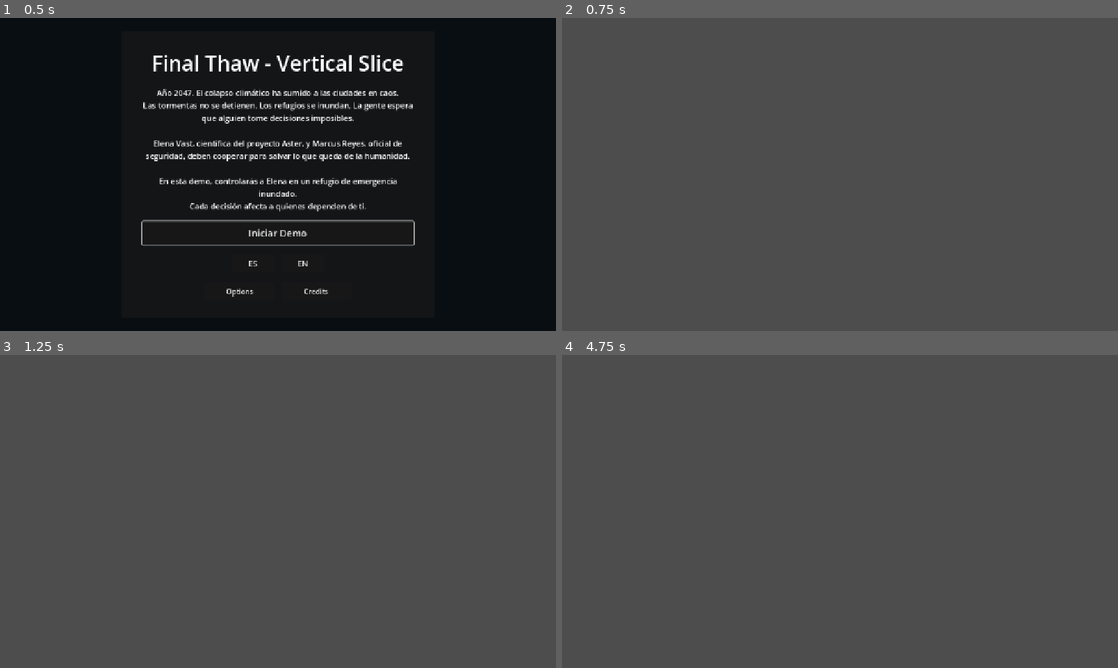
Above: before the commit, frames 1-4 (two rows, left to right).
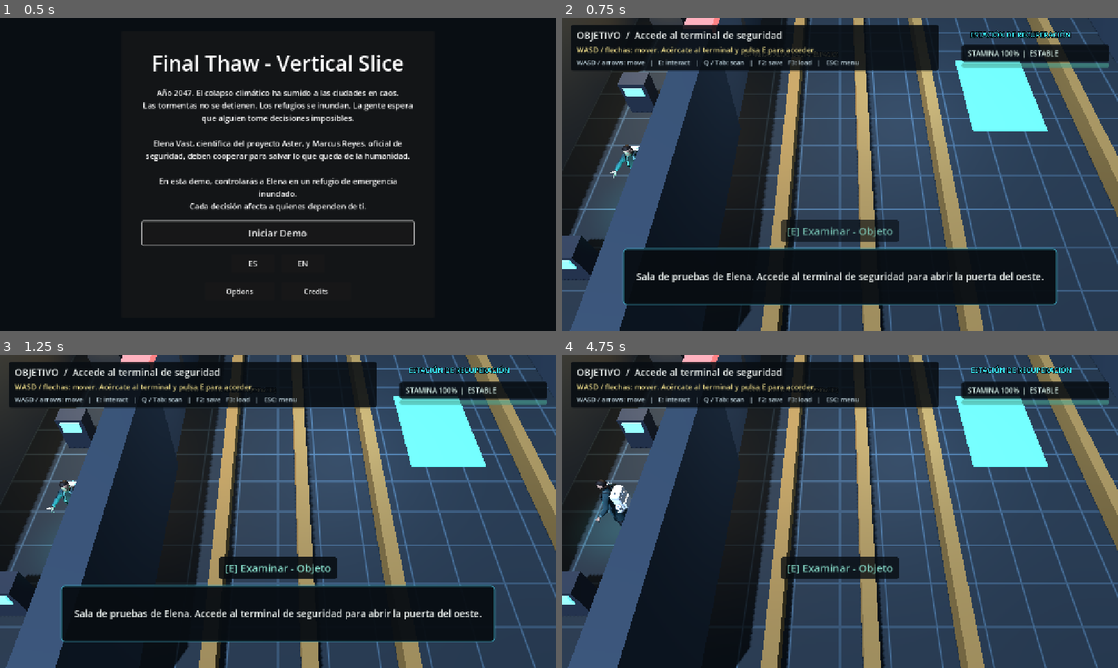
Above: after the commit, the same moments.

Repository: xabiervc/final-thaw
Game: Godot game, scene res://scenes/ui/main_menu.tscn
Two runs of this game, one before a commit and one after it. Both use one fixed random seed, a clock stepped at 60 frames per second and the inputs below.
Inputs (mouse positions are in pixels of both pictures, inside the frame that each line leads up to):
- Up to frame 1 (0.5 s): no input
- Up to frame 2 (0.75 s): click "Iniciar Demo" at 0.5 s
- Up to frame 3 (1.25 s): no input
- Up to frame 4 (4.75 s): tap E (interact) every 0.75 s from 1.25 to 4.25 s; move the mouse to (962, 495) at 1.27 s; hold D (move_right) 1.28-2 s; tap J (attack_primary) at 1.35 s; click (962, 495) at 1.42 s; drag from (728, 527) to (812, 574) at 2.02 s; move the mouse to (895, 442) at 2.77 s; hold D (move_right) 2.78-3.5 s; tap - (decrease_font) at 2.85 s; drag from (812, 574) to (673, 464) at 3.52 s; move the mouse to (1006, 558) at 4.27 s; hold A (move_left) from 4.28 s (still down); tap = (increase_font) at 4.35 s

Frame 1 is identical in both runs. In frame 2, 95% of the frame differs, in the area x 0-100%, y 0-100%; in frame 3, 95%; in frame 4, 96%.
Error before the commit: Parse Error: Could not preload resource script "res://scripts/ui/prompt_hud.gd". (res://scripts/levels/elena_test_room.gd:13)
Error after the commit: Invalid call. Nonexistent function 'get_flag' in base 'Node (game_manager.gd)'. (res://scripts/managers/accessibility_manager.gd:8)

Commit message:
refactor(accessibility): centralize preference reads in AccessibilityManager

Diff:
--- a/scripts/ui/prompt_hud.gd
+++ b/scripts/ui/prompt_hud.gd
@@ -14,7 +14,7 @@
 	layer = 10
 	var top := PanelContainer.new()
 	top.position = Vector2(20.0, 16.0)
-	top.add_theme_stylebox_override("panel", _style(0.88))
+	top.add_theme_stylebox_override("panel", _style())
 	top.mouse_filter = Control.MOUSE_FILTER_IGNORE
 	add_child(top)
 	var box := VBoxContainer.new()
@@ -31,7 +31,7 @@
 	_status = Label.new()
 	_status.add_theme_font_size_override("font_size", 18)
 	_status.add_theme_color_override("font_color", Color(0.6, 0.92, 0.95))
-	_status.add_theme_stylebox_override("normal", _style(0.88))
+	_status.add_theme_stylebox_override("normal", _style())
 	_status.set_anchors_and_offsets_preset(Control.PRESET_TOP_RIGHT)
 	_status.offset_left = -360.0
 	_status.offset_right = -20.0
@@ -46,7 +46,7 @@
 	_condition = Label.new()
 	_condition.add_theme_font_size_override("font_size", 16)
 	_condition.add_theme_color_override("font_color", Color(0.85, 0.95, 0.92))
-	_condition.add_theme_stylebox_override("normal", _style(0.88))
+	_condition.add_theme_stylebox_override("normal", _style())
 	_condition.set_anchors_and_offsets_preset(Control.PRESET_TOP_RIGHT)
 	_condition.offset_left = -360.0
 	_condition.offset_right = -20.0
@@ -74,7 +74,7 @@
 	_prompt = Label.new()
 	_prompt.add_theme_font_size_override("font_size", 24)
 	_prompt.add_theme_color_override("font_color", Color(0.55, 0.9, 0.82))
-	_prompt.add_theme_stylebox_override("normal", _style(0.85))
+	_prompt.add_theme_stylebox_override("normal", _style())
 	_prompt.set_anchors_and_offsets_preset(Control.PRESET_CENTER_BOTTOM)
 	_prompt.offset_top = -255.0
 	_prompt.offset_bottom = -215.0
@@ -87,7 +87,8 @@
 	GameManager.stats_changed.connect(_apply_accessibility)
 	_apply_accessibility()
 
-func _style(alpha: float) -> StyleBoxFlat:
+func _style() -> StyleBoxFlat:
+	var alpha := 0.98 if AccessibilityManager.is_high_contrast() else 0.88
 	var s := StyleBoxFlat.new()
 	s.bg_color = Color(0.03, 0.05, 0.07, alpha)
 	s.set_corner_radius_all(6)
@@ -106,7 +107,7 @@
 	return l
 
 func _apply_accessibility() -> void:
-	var scale := clampf(GameManager.font_scale, 0.75, 2.0)
+	var scale := AccessibilityManager.ui_scale()
 	_objective.add_theme_font_size_override("font_size", int(22 * scale))
 	_hint.add_theme_font_size_override("font_size", int(17 * scale))
 	_instructions.add_theme_font_size_override("font_size", int(15 * scale))
@@ -114,7 +115,7 @@
 	_condition.add_theme_font_size_override("font_size", int(16 * scale))
 	_prompt.add_theme_font_size_override("font_size", int(24 * scale))
 
-	var high_contrast: bool = GameManager.get_flag("accessibility_high_contrast")
+	var high_contrast := AccessibilityManager.is_high_contrast()
 	var text_color := Color.WHITE if high_contrast else Color(0.94, 0.96, 0.95)
 	var hint_color := Color(1.0, 0.95, 0.65) if high_contrast else Color(0.95, 0.88, 0.55)
 	var instructions_color := Color(0.9, 0.95, 1.0) if high_contrast else Color(0.72, 0.8, 0.84)
@@ -124,19 +125,6 @@
 	_hint.add_theme_color_override("font_color", hint_color)
 	_instructions.add_theme_color_override("font_color", instructions_color)
 	_prompt.add_theme_color_override("font_color", prompt_color)
-
-func _style_alpha() -> float:
-	return 0.98 if GameManager.get_flag("accessibility_high_contrast") else 0.88
-
-func _style(alpha: float) -> StyleBoxFlat:
-	var s := StyleBoxFlat.new()
-	s.bg_color = Color(0.03, 0.05, 0.07, _style_alpha())
-	s.set_corner_radius_all(6)
-	s.content_margin_left = 14.0
-	s.content_margin_right = 14.0
-	s.content_margin_top = 8.0
-	s.content_margin_bottom = 8.0
-	return s
 
 func _process(_delta: float) -> void:
 	var p := get_tree().get_first_node_in_group("player")
@@ -190,14 +178,15 @@
 	if _tween != null:
 		_tween.kill()
 
-	if GameManager.get_flag("accessibility_reduced_motion"):
+	var duration := AccessibilityManager.animation_duration(0.2)
+	if duration <= 0.0:
 		_prompt.text = text
 		_prompt.modulate.a = 1.0 if not text.is_empty() else 0.0
 		return
 
 	_tween = create_tween()
 	if text.is_empty():
-		_tween.tween_property(_prompt, "modulate:a", 0.0, 0.2)
+		_tween.tween_property(_prompt, "modulate:a", 0.0, duration)
 	else:
 		_prompt.text = text
-		_tween.tween_property(_prompt, "modulate:a", 1.0, 0.2)
+		_tween.tween_property(_prompt, "modulate:a", 1.0, duration)
--- a/scripts/vertical_slice/flooded_shelter.gd
+++ b/scripts/vertical_slice/flooded_shelter.gd
@@ -130,7 +130,7 @@
 	label.position = pos
 	label.text = value
 	label.add_theme_color_override("font_color", TEXT)
-	label.add_theme_font_size_override("font_size", int(20.0 * GameManager.font_scale))
+	label.add_theme_font_size_override("font_size", int(20.0 * AccessibilityManager.ui_scale()))
 	parent.add_child(label)
 	return label
 
@@ -243,7 +243,7 @@
 	_update_ui()
 
 func _update_interactable_visuals() -> void:
-	var high_contrast: bool = GameManager.get_flag("accessibility_high_contrast")
+	var high_contrast := AccessibilityManager.is_high_contrast()
 	var locked := HC_LOCKED if high_contrast else LOCKED
 	var active := HC_ACTIVE if high_contrast else ACTIVE
 	var highlight := HC_HIGHLIGHT if high_contrast else HIGHLIGHT
@@ -284,7 +284,7 @@
 	return kind
 
 func _update_ui(message: String = "") -> void:
-	var high_contrast: bool = GameManager.get_flag("accessibility_high_contrast")
+	var high_contrast := AccessibilityManager.is_high_contrast()
 	hud.text = NarrativeTextManager.get_shelter_hud(
 		rules.power_on,
 		rules.valves_open,
